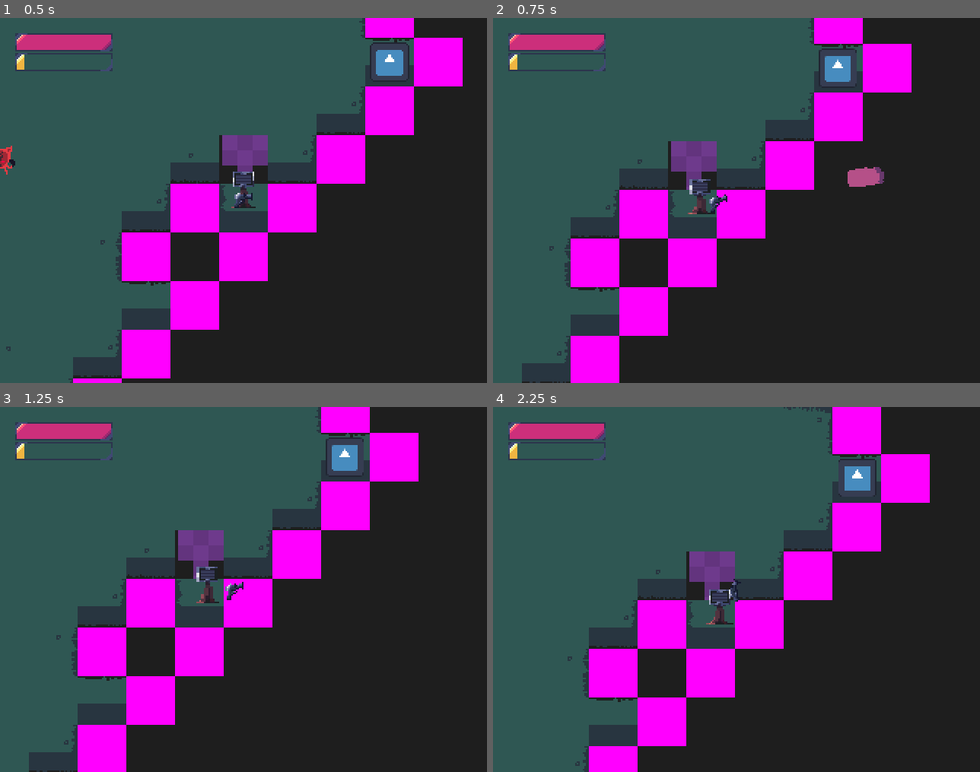
Above: before the commit, frames 1-4 (two rows, left to right).
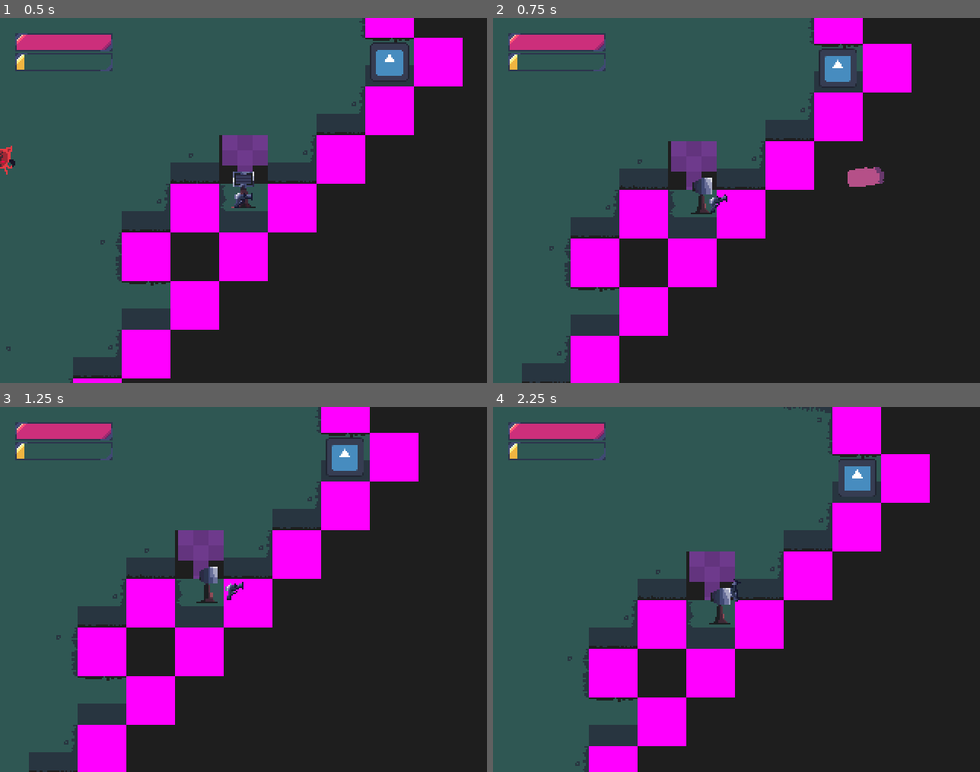
Above: after the commit, the same moments.

Repository: pizzart/metamorphosis
Game: Godot game, scene res://scenes/world.tscn
Two runs of this game, one before a commit and one after it. Both use one fixed random seed, a clock stepped at 60 frames per second and the inputs below. The engine's default icon, where the game draws it, is replaced by a stand-in: a white triangle on a blue panel in a dark square.
Inputs (mouse positions are in pixels of both pictures, inside the frame that each line leads up to):
- Up to frame 1 (0.5 s): no input
- Up to frame 2 (0.75 s): move the mouse to (843, 182) at 0.52 s; press the mouse at (843, 182) at 0.53 s; hold D (right) from 0.53 s (still down)
- Up to frame 3 (1.25 s): keep holding D (right)
- Up to frame 4 (2.25 s): move the mouse to (639, 607) at 1.27 s; release D (right) at 1.28 s; release the mouse at (639, 607) at 1.28 s; hold S (down) 1.28-2.03 s; tap F (change_gun) at 1.35 s; move the mouse to (785, 509) at 2.02 s; hold D (right) from 2.03 s (still down); hold E (use) from 2.03 s (still down)

Frame 1 is identical in both runs. In frame 2, 0.2% of the frame differs, in the area x 40-46%, y 43-54%; in frame 3, 0.2%; in frame 4, 0.2%.

Commit message:
side animation unfinished

Diff:
--- a/scenes/player.tscn
+++ b/scenes/player.tscn
@@ -1,46 +1,88 @@
-[gd_scene load_steps=11 format=3 uid="uid://dph8pd3qblx44"]
+[gd_scene load_steps=16 format=3 uid="uid://dph8pd3qblx44"]
 
 [ext_resource type="Script" path="res://scripts/player.gd" id="1_bsqet"]
-[ext_resource type="Texture2D" uid="uid://rri45pfbqlox" path="res://sprites/character/player_front.png" id="2_88o10"]
+[ext_resource type="Texture2D" uid="uid://bfm2ipqws04ae" path="res://sprites/character/char-back.png" id="2_phuld"]
+[ext_resource type="Texture2D" uid="uid://bc83wrjsgbyyx" path="res://sprites/character/player.png" id="3_vplgc"]
 [ext_resource type="Texture2D" uid="uid://qnrmj3whsmx0" path="res://sprites/light.png" id="4_7jsic"]
 [ext_resource type="Script" path="res://scripts/guns/pistol.gd" id="6_ba4qy"]
 
 [sub_resource type="RectangleShape2D" id="RectangleShape2D_onp71"]
 size = Vector2(20, 6)
 
-[sub_resource type="AtlasTexture" id="AtlasTexture_6ff03"]
-atlas = ExtResource("2_88o10")
+[sub_resource type="AtlasTexture" id="AtlasTexture_mayoi"]
+atlas = ExtResource("3_vplgc")
 region = Rect2(0, 0, 24, 24)
 
-[sub_resource type="AtlasTexture" id="AtlasTexture_knj0g"]
-atlas = ExtResource("2_88o10")
+[sub_resource type="AtlasTexture" id="AtlasTexture_uqamr"]
+atlas = ExtResource("3_vplgc")
 region = Rect2(24, 0, 24, 24)
 
-[sub_resource type="AtlasTexture" id="AtlasTexture_rdxwh"]
-atlas = ExtResource("2_88o10")
+[sub_resource type="AtlasTexture" id="AtlasTexture_8mugf"]
+atlas = ExtResource("3_vplgc")
 region = Rect2(48, 0, 24, 24)
 
-[sub_resource type="AtlasTexture" id="AtlasTexture_d430c"]
-atlas = ExtResource("2_88o10")
+[sub_resource type="AtlasTexture" id="AtlasTexture_pq7ej"]
+atlas = ExtResource("3_vplgc")
 region = Rect2(72, 0, 24, 24)
+
+[sub_resource type="AtlasTexture" id="AtlasTexture_io5ox"]
+atlas = ExtResource("3_vplgc")
+region = Rect2(0, 24, 24, 24)
+
+[sub_resource type="AtlasTexture" id="AtlasTexture_qjrf4"]
+atlas = ExtResource("3_vplgc")
+region = Rect2(24, 24, 24, 24)
+
+[sub_resource type="AtlasTexture" id="AtlasTexture_7uqao"]
+atlas = ExtResource("3_vplgc")
+region = Rect2(48, 24, 24, 24)
+
+[sub_resource type="AtlasTexture" id="AtlasTexture_g2h06"]
+atlas = ExtResource("3_vplgc")
+region = Rect2(72, 24, 24, 24)
 
 [sub_resource type="SpriteFrames" id="SpriteFrames_nunea"]
 animations = [{
 "frames": [{
 "duration": 1.0,
-"texture": SubResource("AtlasTexture_6ff03")
+"texture": ExtResource("2_phuld")
+}],
+"loop": true,
+"name": &"back",
+"speed": 5.0
+}, {
+"frames": [{
+"duration": 1.0,
+"texture": SubResource("AtlasTexture_mayoi")
 }, {
 "duration": 1.0,
-"texture": SubResource("AtlasTexture_knj0g")
+"texture": SubResource("AtlasTexture_uqamr")
 }, {
 "duration": 1.0,
-"texture": SubResource("AtlasTexture_rdxwh")
+"texture": SubResource("AtlasTexture_8mugf")
 }, {
 "duration": 1.0,
-"texture": SubResource("AtlasTexture_d430c")
+"texture": SubResource("AtlasTexture_pq7ej")
 }],
 "loop": true,
 "name": &"front",
+"speed": 5.0
+}, {
+"frames": [{
+"duration": 1.0,
+"texture": SubResource("AtlasTexture_io5ox")
+}, {
+"duration": 1.0,
+"texture": SubResource("AtlasTexture_qjrf4")
+}, {
+"duration": 1.0,
+"texture": SubResource("AtlasTexture_7uqao")
+}, {
+"duration": 1.0,
+"texture": SubResource("AtlasTexture_g2h06")
+}],
+"loop": true,
+"name": &"side",
 "speed": 5.0
 }]
 
@@ -57,7 +99,7 @@
 [node name="Sprite" type="AnimatedSprite2D" parent="."]
 position = Vector2(0, -7)
 sprite_frames = SubResource("SpriteFrames_nunea")
-animation = &"front"
+animation = &"back"
 autoplay = "front"
 
 [node name="Camera" type="Camera2D" parent="."]
--- a/scripts/player.gd
+++ b/scripts/player.gd
@@ -15,16 +15,16 @@
 	var direction = Input.get_vector("left", "right", "up", "down")
 	velocity = lerp(velocity, direction * speed * speed_multiplier + offset_velocity, 0.3)
 	offset_velocity = lerp(offset_velocity, Vector2.ZERO, 0.4)
-#	if direction.y > 0:
-#		$Sprite.animation = "front"
-#	if direction.y < 0:
-#		$Sprite.animation = "back"
-#	if direction.x > 0:
-#		$Sprite.animation = "side"
-#		$Sprite.flip_h = true
-#	if direction.x < 0:
-#		$Sprite.animation = "side"
-#		$Sprite.flip_h = false
+	if direction.x > 0:
+		$Sprite.animation = "side"
+		$Sprite.flip_h = false
+	if direction.x < 0:
+		$Sprite.animation = "side"
+		$Sprite.flip_h = true
+	if direction.y > 0:
+		$Sprite.animation = "front"
+	if direction.y < 0:
+		$Sprite.animation = "back"
 
 	move_and_slide()
 
Binary file removed: sprites/character/char-side.png
Binary file removed: sprites/character/char.png
Not shown, removed: sprites/character/char.png.import
Binary file added: sprites/character/player.png
Not shown, changed: sprites/character/player.png.import
